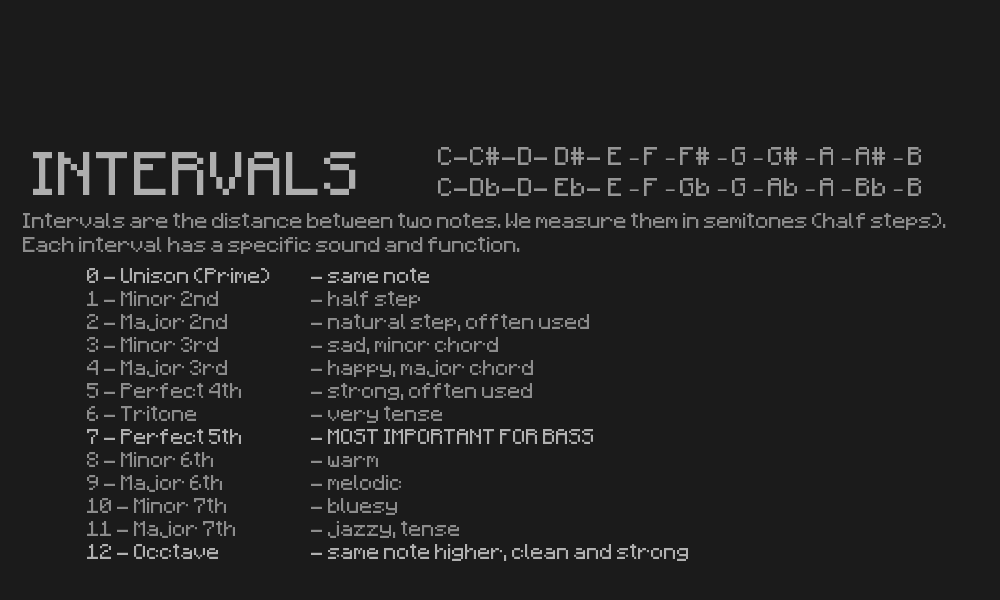
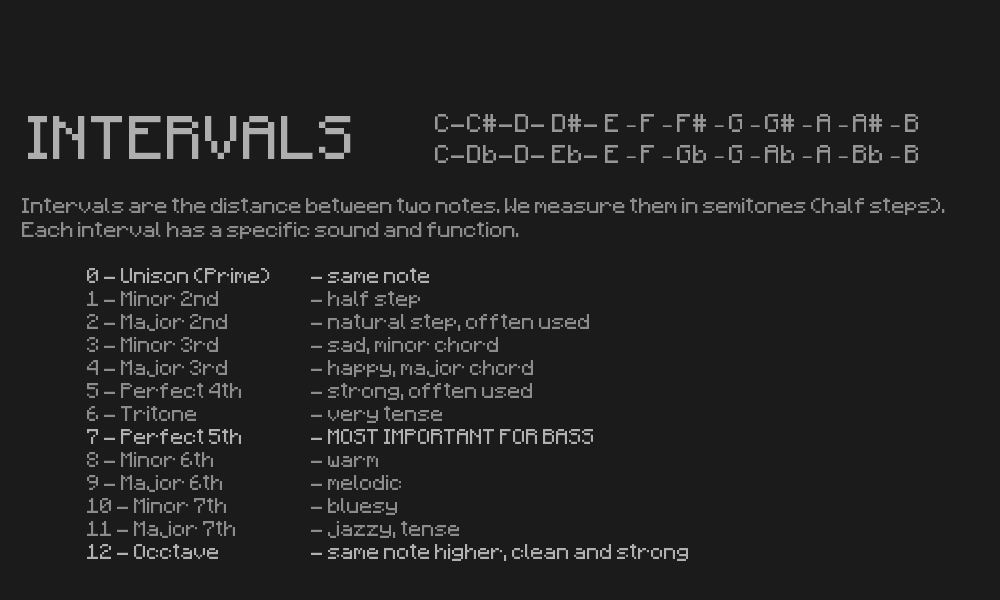
Layer changes from the first 1000x600 image to the second:
painted on "INTERVALS" over [28, 116, 356, 195]
painted on "Intervals are the distance bet..." over [22, 198, 946, 254]
painted on "C-C#-D- D#- E – F – F# – G – G..." over [435, 114, 921, 196]
